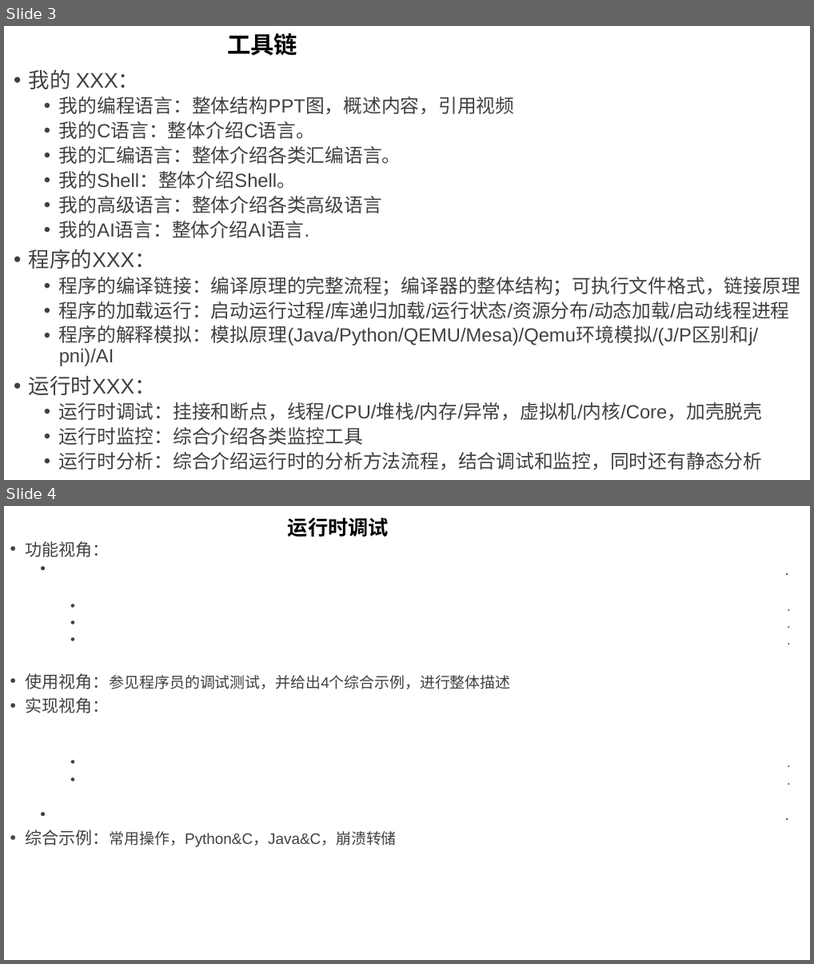
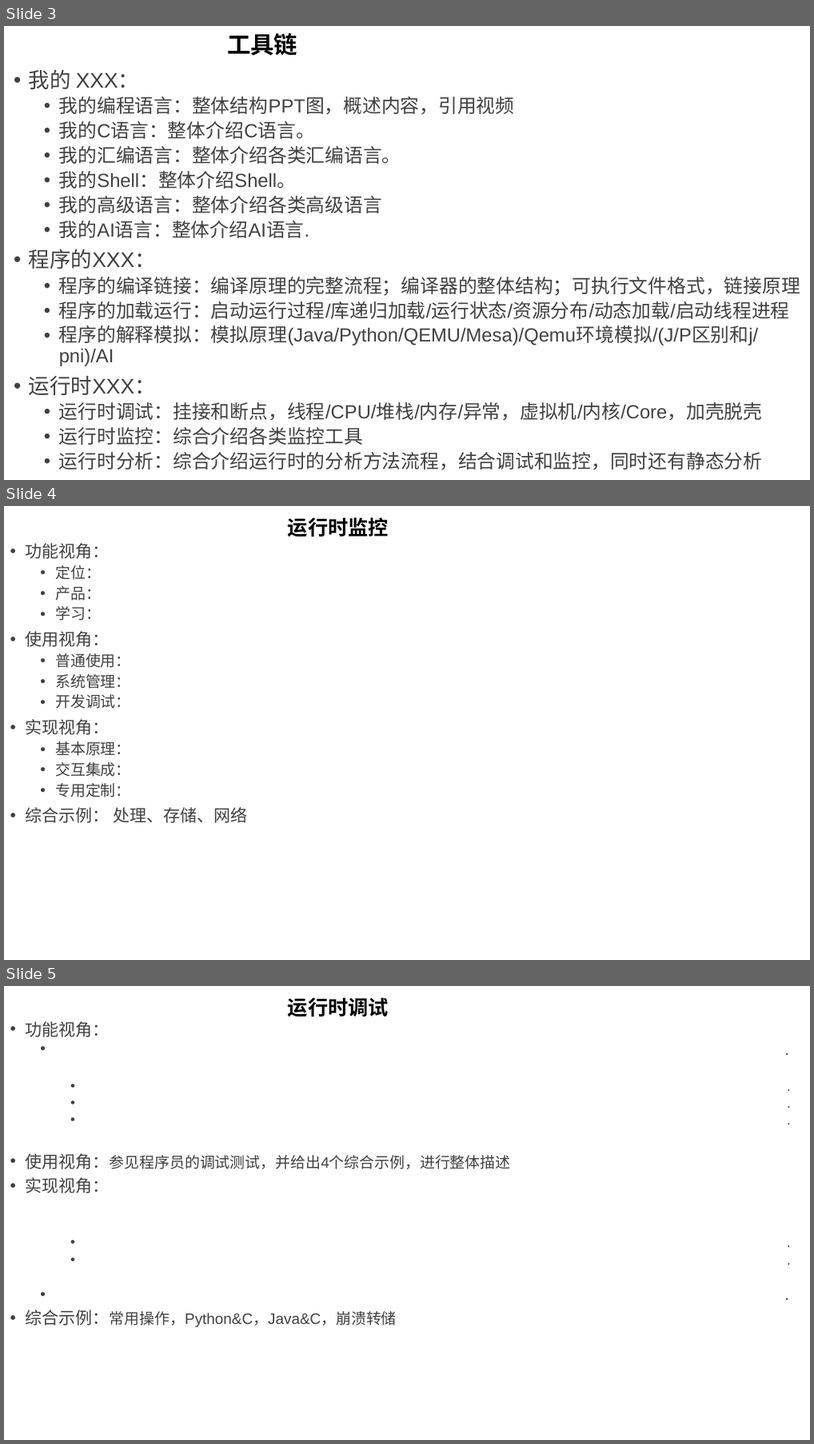
Before and after one commit to GavinKoeng/it-talks, a slide deck: it-talks.pptx. Shown one above the other, each under a label of ours: slides 3 and 4 before the commit, slides 3, 4 and 5 after it. The pictures are 814x964 and 814x1444 pixels, drawn with LibreOffice and Linux fonts; fonts in the diff are those of the drawing. Boxes give left, top, right and bottom in pixels: in the first picture for what was removed or moved away, otherwise in the second. Text is boxed around its words. In the diff, an @@ line names an element or a change of style, - is before the commit and + after.

Commit message:
toolchain: runtime-xxx: 增加"运行时监控-综合示例-环境"的视频

```diff
--- a/it-talks.pptx
+++ b/it-talks.pptx
@@ slide 4 added at (4, 506, 810, 960), background #FFFFFF @@
@@ title added at (288, 517, 389, 537), 24 pt, text #000000, bold @@
+运行时监控
@@ text added at (25, 543, 247, 823), 18 pt, text #404040 @@
+• 功能视角：
+  • 定位：
+  • 产品：
+  • 学习：
+• 使用视角：
+  • 普通使用：
+  • 系统管理：
+  • 开发调试：
+• 实现视角：
+  • 基本原理：
+  • 交互集成：
+  • 专用定制：
+• 综合示例： 处理、存储、网络
@@ what was slide 4 is now slide 5 @@
```
Also in this commit, not shown: 2 other files.
